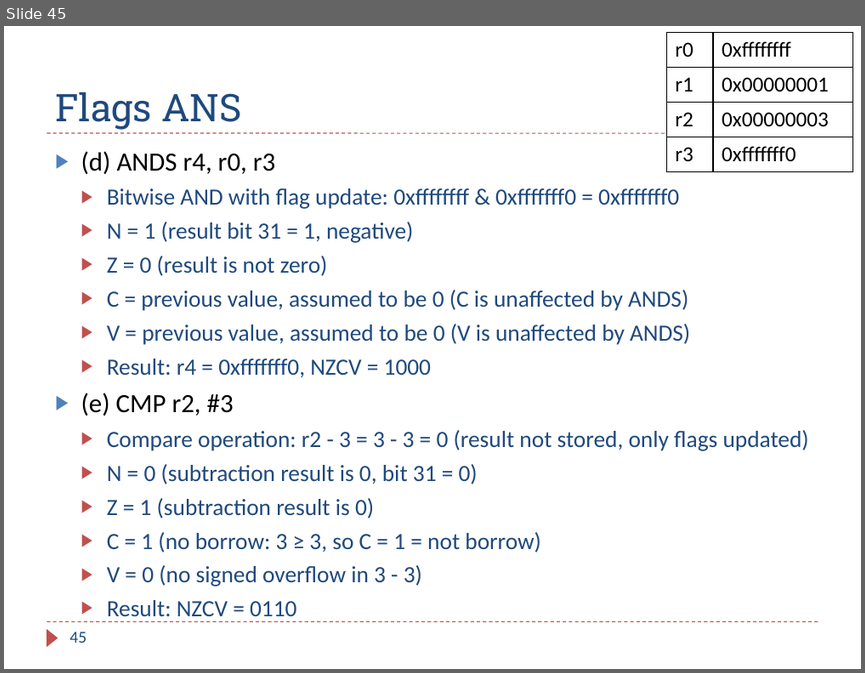
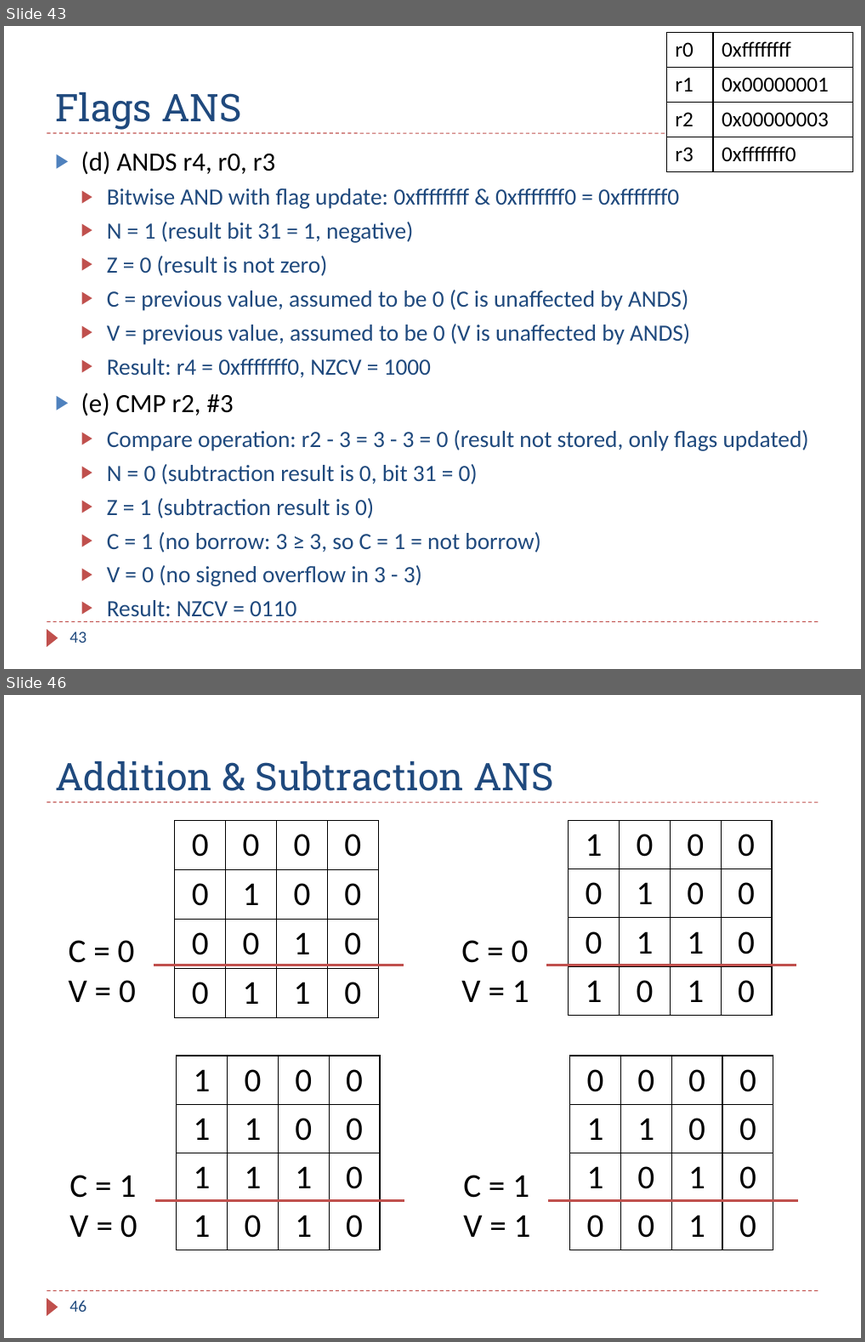
Before and after one commit to guhofstra/CSC111Fa25, a slide deck: PPTs/Ch4_ARM_Arithmetic_Logic_Exercises_ANS.pptx. Shown one above the other, each under a label of ours: slide 45 before the commit, slides 43 and 46 after it; the slides between them are not shown. The pictures are 865x673 and 865x1342 pixels, drawn with LibreOffice and Linux fonts; fonts in the diff are those of the drawing. Boxes give left, top, right and bottom in pixels: in the first picture for what was removed or moved away, otherwise in the second. Text is boxed around its words. In the diff, an @@ line names an element or a change of style, - is before the commit and + after.

```diff
--- a/PPTs/Ch4_ARM_Arithmetic_Logic_Exercises_ANS.pptx
+++ b/PPTs/Ch4_ARM_Arithmetic_Logic_Exercises_ANS.pptx
@@ slide 46 added at (x1=4, y1=695, x2=861, y2=1338), background #FFFFFF; not listed: 3 template elements that a slide beside it also shows @@
@@ title added at (x1=55, y1=761, x2=554, y2=791), 32 pt, text #1F497D @@
+Addition & Subtraction ANS
@@ table added at (x1=175, y1=820, x2=376, y2=1015), 4 rows, 4 columns @@
+0 | 0 | 0 | 0
+0 | 1 | 0 | 0
+0 | 0 | 1 | 0
+0 | 1 | 1 | 0
@@ table added at (x1=568, y1=820, x2=770, y2=1015), 4 rows, 4 columns @@
+1 | 0 | 0 | 0
+0 | 1 | 0 | 0
+0 | 1 | 1 | 0
+1 | 0 | 1 | 0
@@ text added at (x1=69, y1=940, x2=136, y2=1003), 28 pt, text #000000 @@
+C = 0
+V = 0
@@ text added at (x1=461, y1=940, x2=529, y2=1002), 28 pt, text #000000 @@
+C = 0
+V = 1
@@ line added from (153, 965) to (404, 965), #C0504D 2.25 pt @@
@@ line added from (546, 965) to (796, 965), #C0504D 2.25 pt @@
@@ table added at (x1=177, y1=1055, x2=378, y2=1250), 4 rows, 4 columns @@
+1 | 0 | 0 | 0
+1 | 1 | 0 | 0
+1 | 1 | 1 | 0
+1 | 0 | 1 | 0
@@ table added at (x1=569, y1=1055, x2=772, y2=1250), 4 rows, 4 columns @@
+0 | 0 | 0 | 0
+1 | 1 | 0 | 0
+1 | 0 | 1 | 0
+0 | 0 | 1 | 0
@@ text added at (x1=69, y1=1174, x2=137, y2=1237), 28 pt, text #000000 @@
+C = 1
+V = 0
@@ text added at (x1=463, y1=1174, x2=531, y2=1236), 28 pt, text #000000 @@
+C = 1
+V = 1
@@ line added from (154, 1201) to (405, 1201), #C0504D 2.25 pt @@
@@ line added from (548, 1201) to (798, 1201), #C0504D 2.25 pt @@
@@ page number added at (x1=69, y1=1299, x2=86, y2=1311), 14 pt, text #1F497D @@
+46
@@ what was slide 45 is now slide 43 @@
@@ page number at (x1=69, y1=631, x2=86, y2=642): text changed @@
-45
+43
```
Also in this commit, not shown: 3 other slides added, 2 slides removed, 6 other files.
